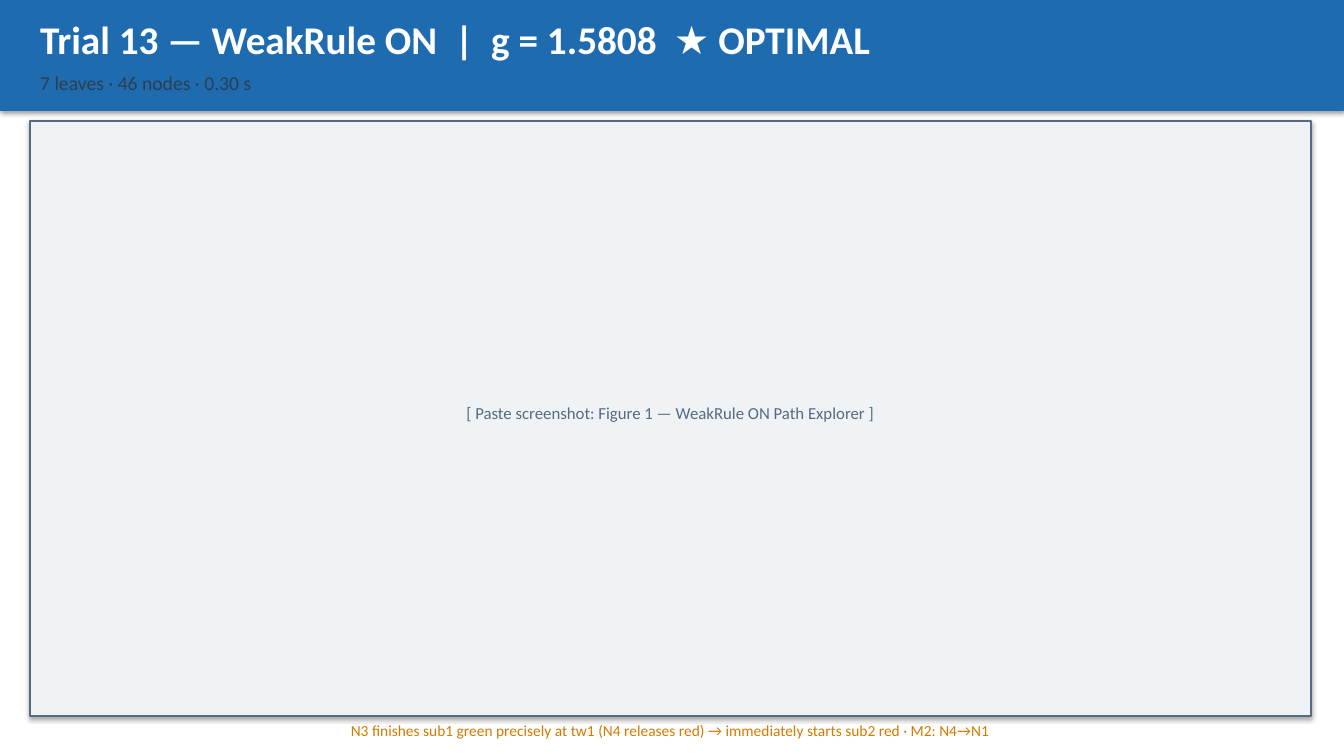
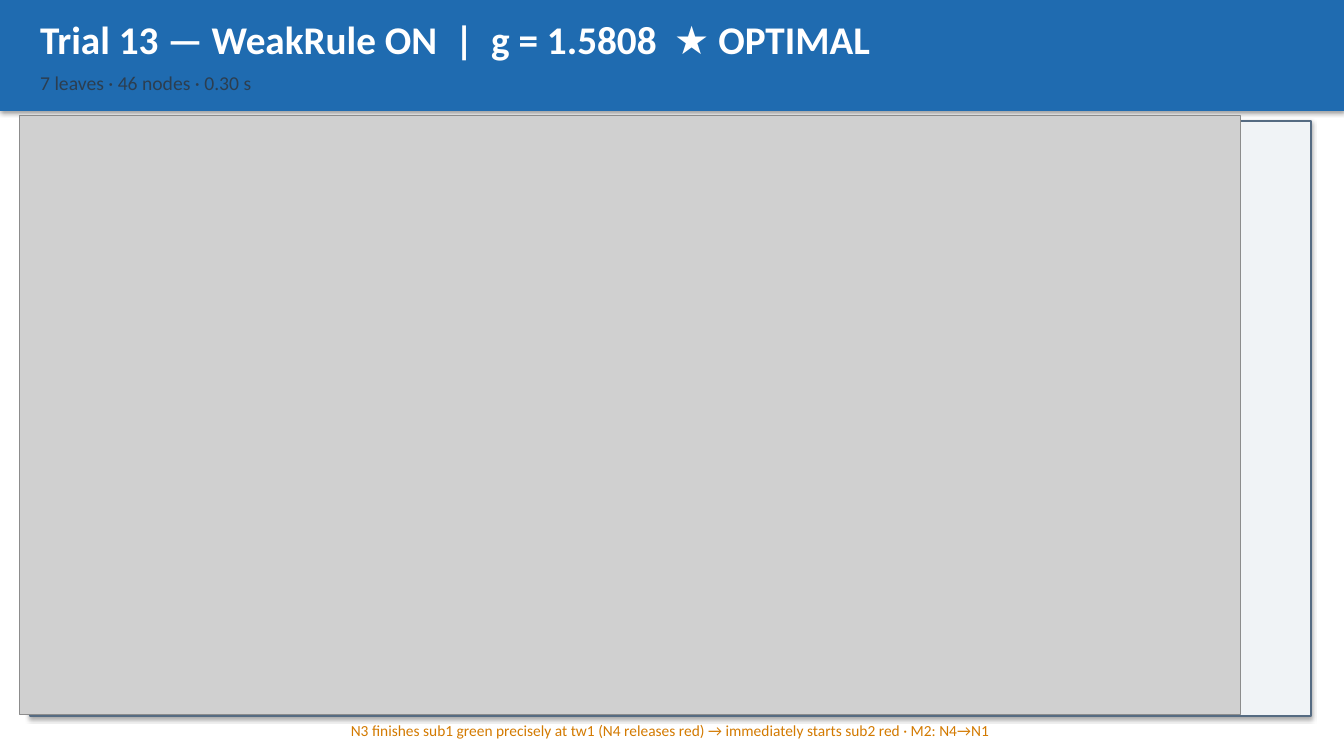
Before and after one commit to lisa061422-afk/distributed-multi-intersection-scheduling, a slide deck: slide 7 of Astar_0619_resettingrule_dif_x/WeakRule_Comparison.pptx. Drawn at 1344x756 pixels with LibreOffice and Linux fonts; fonts in the diff are those of the drawing; grey boxes stand for pictures. Boxes give left, top, right and bottom in pixels: in the first picture for what was removed or moved away, otherwise in the second. Text is boxed around its words. In the diff, an @@ line names an element or a change of style, - is before the commit and + after.

```diff
--- a/Astar_0619_resettingrule_dif_x/WeakRule_Comparison.pptx
+++ b/Astar_0619_resettingrule_dif_x/WeakRule_Comparison.pptx
@@ picture added at (19,116,1240,715) @@
@@ text removed at (475,407,865,422) @@
-[ Paste screenshot: Figure 1 — WeakRule ON Path Explorer ]
```
Also in this commit, not shown: 3 other slides changed, 11 slides added, 35 other files.
